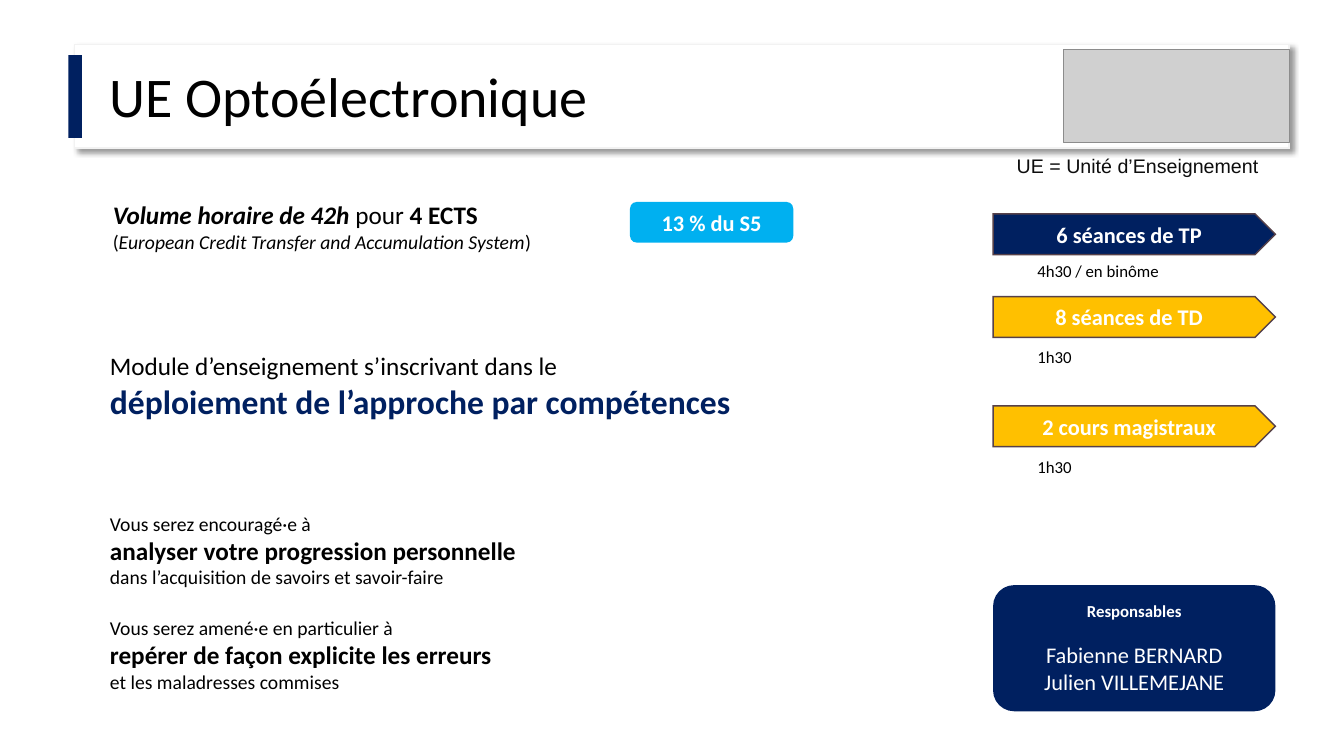
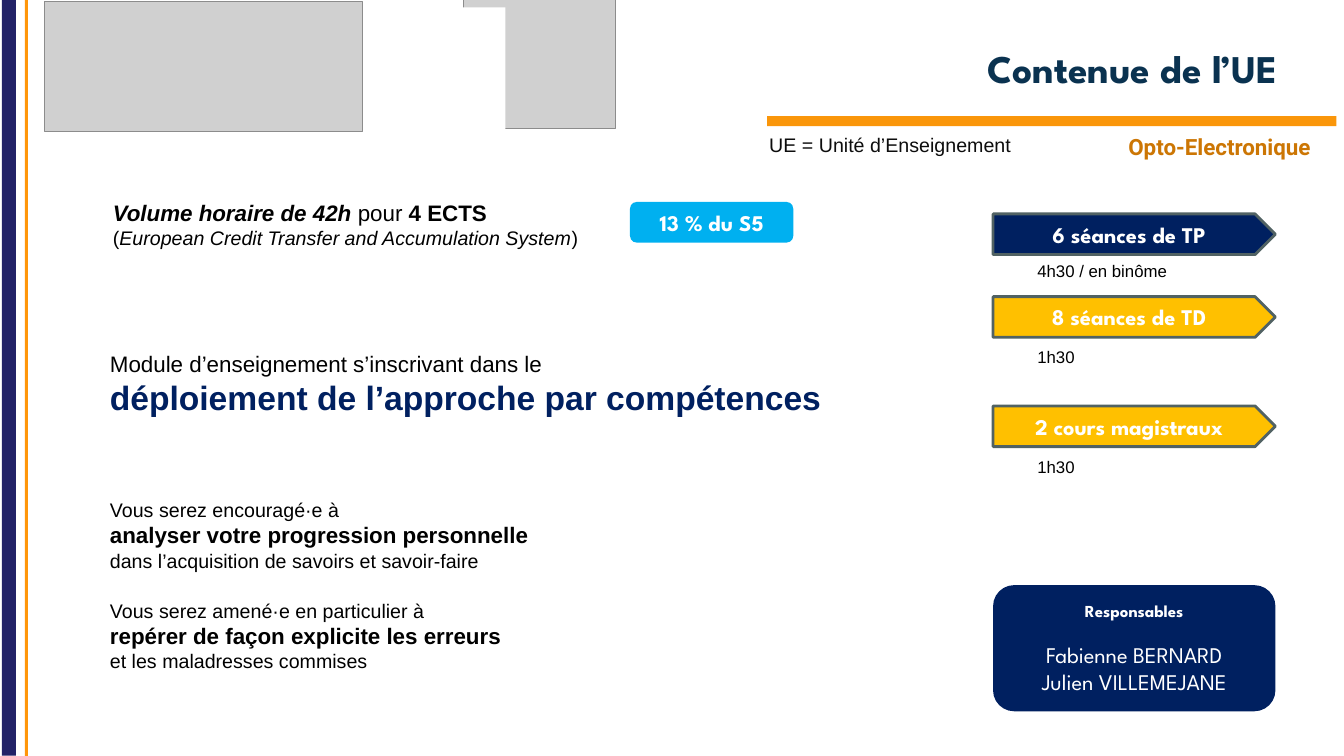
Before and after one commit to IOGS-Digital-Methods/semester-5, a slide deck: slide 6 of OptoElectronique/Cours/S5_Optoelectronique_2026_lite.pptx (slide 5 before the commit). Drawn at 1344x756 pixels with LibreOffice and Linux fonts; fonts in the diff are those of the drawing; grey boxes stand for pictures; background and template pictures are left out. Boxes give left, top, right and bottom in pixels: in the first picture for what was removed or moved away, otherwise in the second. Text is boxed around its words. In the diff, an @@ line names an element or a change of style, - is before the commit and + after.

Commit message:
Update OPTO / Intro 2026 and lite for labworks

```diff
--- a/OptoElectronique/Cours/S5_Optoelectronique_2026_lite.pptx
+++ b/OptoElectronique/Cours/S5_Optoelectronique_2026_lite.pptx
@@ line added from (9, 756) to (9, 0), #222267 10 pt @@
@@ line added from (26, 756) to (26, 0), #FF960A 2.25 pt @@
@@ rectangle added at (37,7,506,147), fill #FFFFFF @@
@@ picture added at (45,2,363,132) @@
@@ picture added at (464,0,616,129) @@
@@ rectangle removed at (69,55,83,138) @@
@@ rectangle removed at (75,44,1290,148) @@
@@ title added at (987,56,1277,84), 28 pt, text #0A3250, bold @@
+Contenue de l’UE
@@ picture removed at (1064,50,1290,143) @@
@@ text removed at (110,78,588,126) @@
-UE Optoélectronique
@@ rectangle added at (767,116,1337,126), fill #FA960A @@
@@ text "UE = Unité d’Enseignement": place and size @@
-text "UE = Unité d’Enseignement" at (1017,158,1259,177)
+text "UE = Unité d’Enseignement" at (769,137,1011,156)
@@ text added at (1128,138,1310,160), 16 pt, text #CC7604, bold @@
+Opto-Electronique
@@ text "Volume horaire de 42h pour ..." at (113,204,578,249): size 18 to 16 pt in "Volume horaire de 42h pour 4 ECTS"; font Calibri to Arial @@
@@ rounded rectangle "13 % du S5" at (630,202,793,242): font Calibri to League Spartan @@
@@ text "Module d’enseignement s’inscrivant dans le ..." at (110,355,821,669): size 18 to 16 pt in "Module d’enseignement s’inscrivant dans le", "analyser votre progression personnelle", "repérer de façon explicite les erreurs"; font Calibri to Arial @@
@@ font Calibri to League Spartan; outline #574249 1 pt to #526263 2 pt in 3 elements at (993,296,1275,337), (993,214,1275,254), (993,406,1275,447) @@
@@ font Calibri to Arial in 3 elements at (1037,264,1167,277), (1037,351,1074,363), (1037,461,1074,473) @@
@@ rounded rectangle "Responsables" at (993,586,1275,712): font Calibri to League Spartan @@
```
Also in this commit, not shown: 8 other slides changed, 3 slides added, 3 slides removed, 1 other file.
